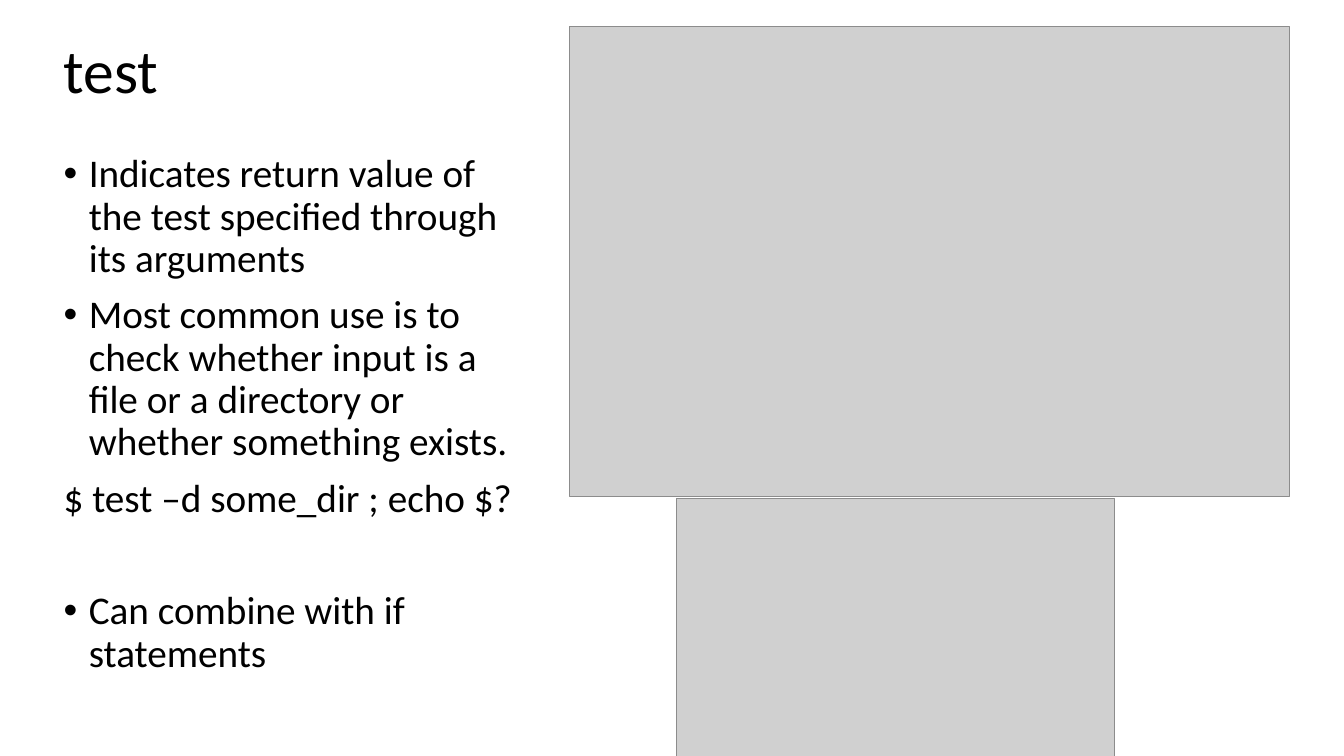
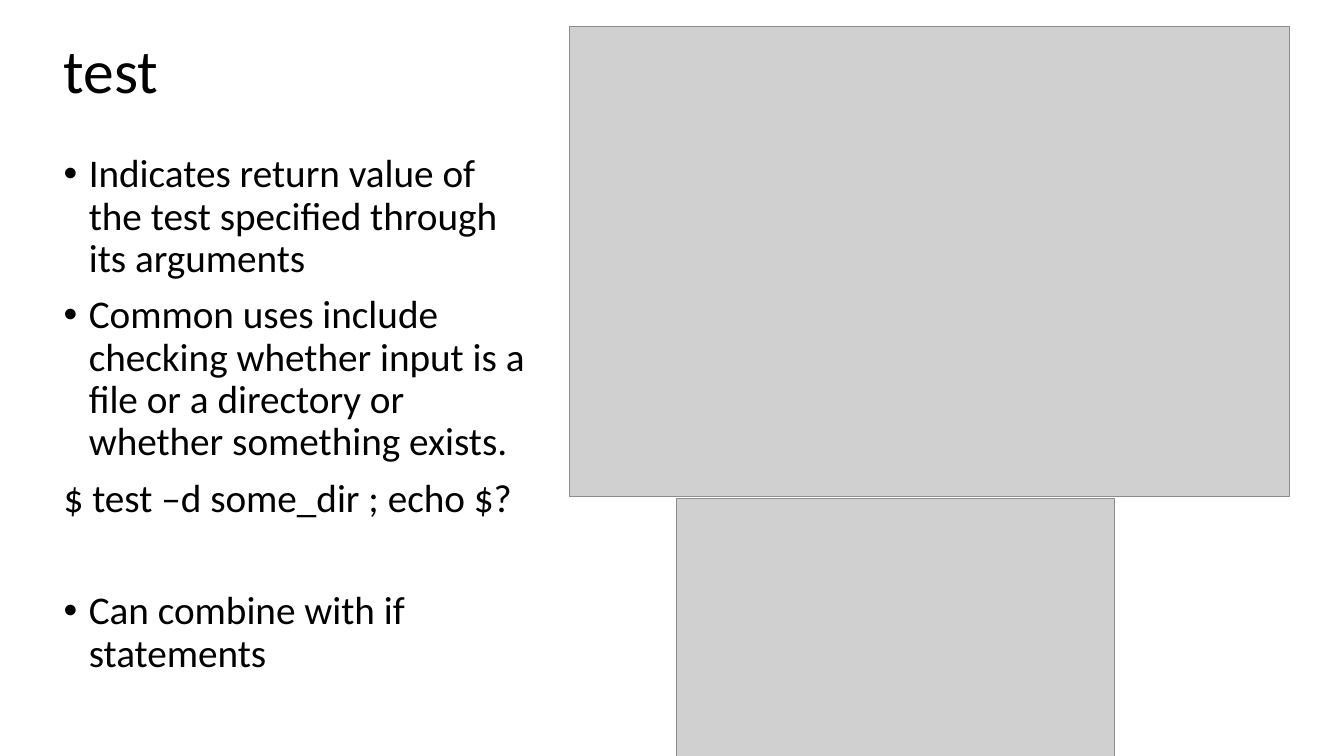
Before and after one commit to Cfernz/Chapter12-challenge, a slide deck: slide 9 of Chapter12-scripting.pptx. Drawn at 1344x756 pixels with LibreOffice and Linux fonts; fonts in the diff are those of the drawing; grey boxes stand for pictures. Boxes give left, top, right and bottom in pixels: in the first picture for what was removed or moved away, otherwise in the second. Text is boxed around its words. In the diff, an @@ line names an element or a change of style, - is before the commit and + after.

```diff
--- a/Chapter12-scripting.pptx
+++ b/Chapter12-scripting.pptx
@@ text at <box>89,300,525,462</box>: text changed @@
-• Most common use is to check whether input is a file or a directory or whether something exists.
+• Common uses include checking whether input is a file or a directory or whether something exists.
```
Also in this commit, not shown: 4 other slides changed, 1 slide added, 7 other files.
